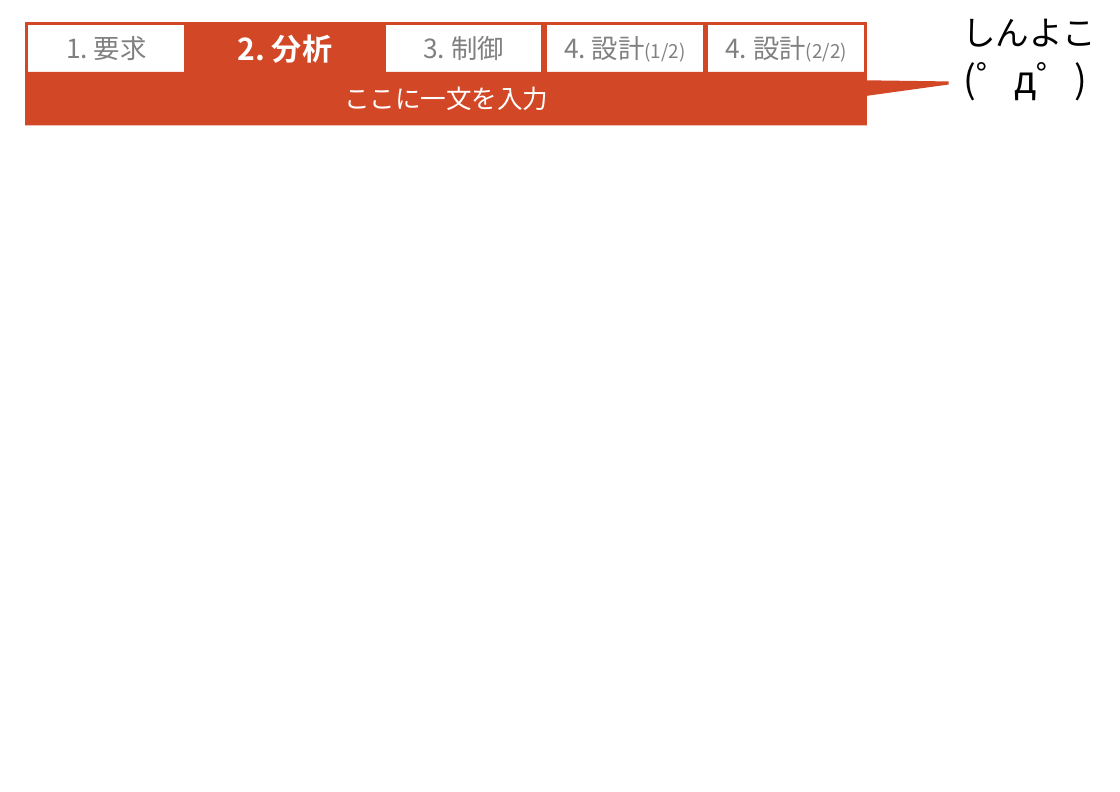
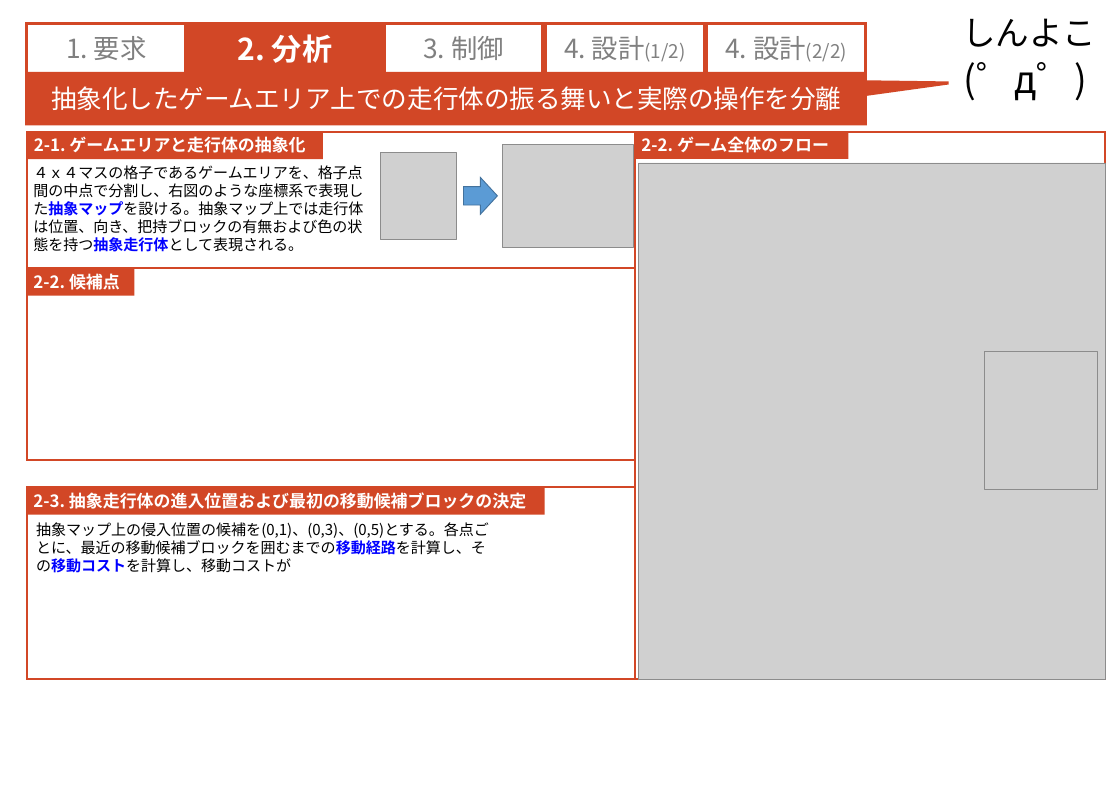
Before and after one commit to RITS-ETrobo/Yokohama, a slide deck: slide 1 of design/2016/models/2_analysis_model.pptx. Drawn at 1120x792 pixels with LibreOffice and Linux fonts; fonts in the diff are those of the drawing; grey boxes stand for pictures. Boxes give left, top, right and bottom in pixels: in the first picture for what was removed or moved away, otherwise in the second. Text is boxed around its words. In the diff, an @@ line names an element or a change of style, - is before the commit and + after.

Commit message:
Analysis model is re-constructed.

```diff
--- a/design/2016/models/2_analysis_model.pptx
+++ b/design/2016/models/2_analysis_model.pptx
@@ text in speech box at (51,86,841,110): text changed @@
-ここに一文を入力
+抽象化したゲームエリア上での走行体の振る舞いと実際の操作を分離
@@ rectangle added at (26,131,635,268), outline #D24726 2 pt @@
@@ rectangle added at (27,131,323,159), fill #D24726, 18 pt, text #FFFFFF, bold @@
+2-1. ゲームエリアと走行体の抽象化
@@ picture added at (503,144,633,247) @@
@@ rectangle added at (635,131,848,159), fill #D24726, 18 pt, text #FFFFFF, bold @@
+2-2. ゲーム全体のフロー
@@ rectangle added at (635,131,1105,680), outline #D24726 2 pt @@
@@ text added at (33,165,363,252), 16 pt, text #000000 @@
+４ｘ４マスの格子であるゲームエリアを、格子点間の中点で分割し、右図のような座標系で表現した抽象マップを設ける。抽象マップ上では走行体は位置、向き、把持ブロックの有無および色の状態を持つ抽象走行体として表現される。
@@ picture added at (381,152,457,240) @@
@@ right arrow added at (463,178,497,214), fill #5B9BD5, outline #43739E 1 pt @@
@@ picture added at (639,163,1106,680) @@
@@ rectangle added at (26,268,635,461), outline #D24726 2 pt @@
@@ rectangle added at (26,268,134,295), fill #D24726, 18 pt, text #FFFFFF, bold @@
+2-2. 候補点
@@ picture added at (984,351,1098,490) @@
@@ rectangle added at (26,487,635,680), outline #D24726 2 pt @@
@@ rectangle added at (26,487,545,514), fill #D24726, 18 pt, text #FFFFFF, bold @@
+2-3. 抽象走行体の進入位置および最初の移動候補ブロックの決定
@@ text added at (36,522,489,573), 16 pt, text #000000 @@
+抽象マップ上の侵入位置の候補を(0,1)、(0,3)、(0,5)とする。各点ごとに、最近の移動候補ブロックを囲むまでの移動経路を計算し、その移動コストを計算し、移動コストが
```
